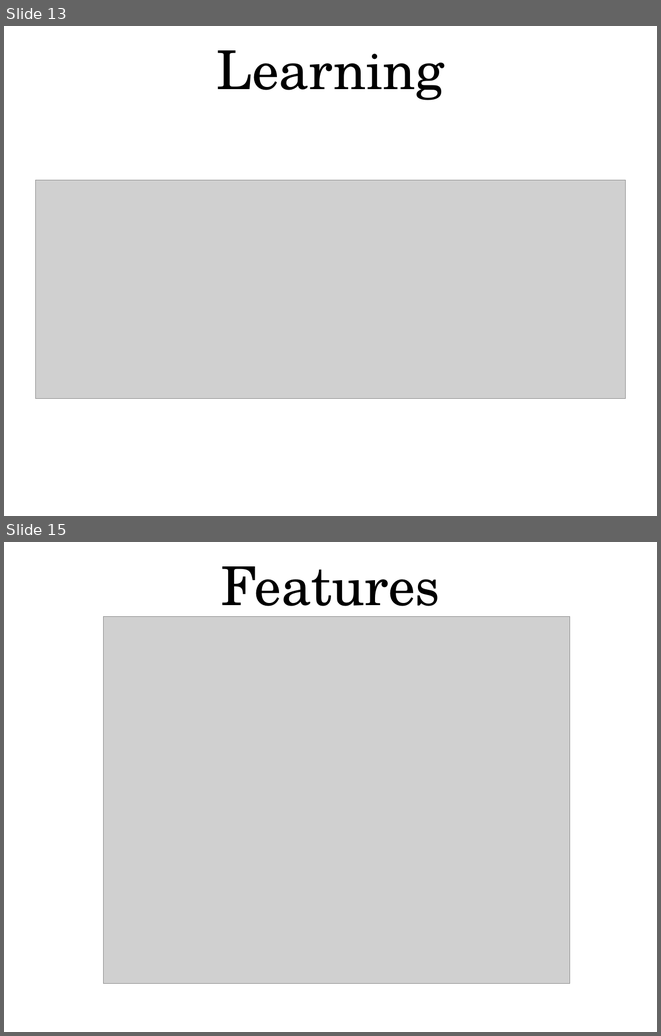
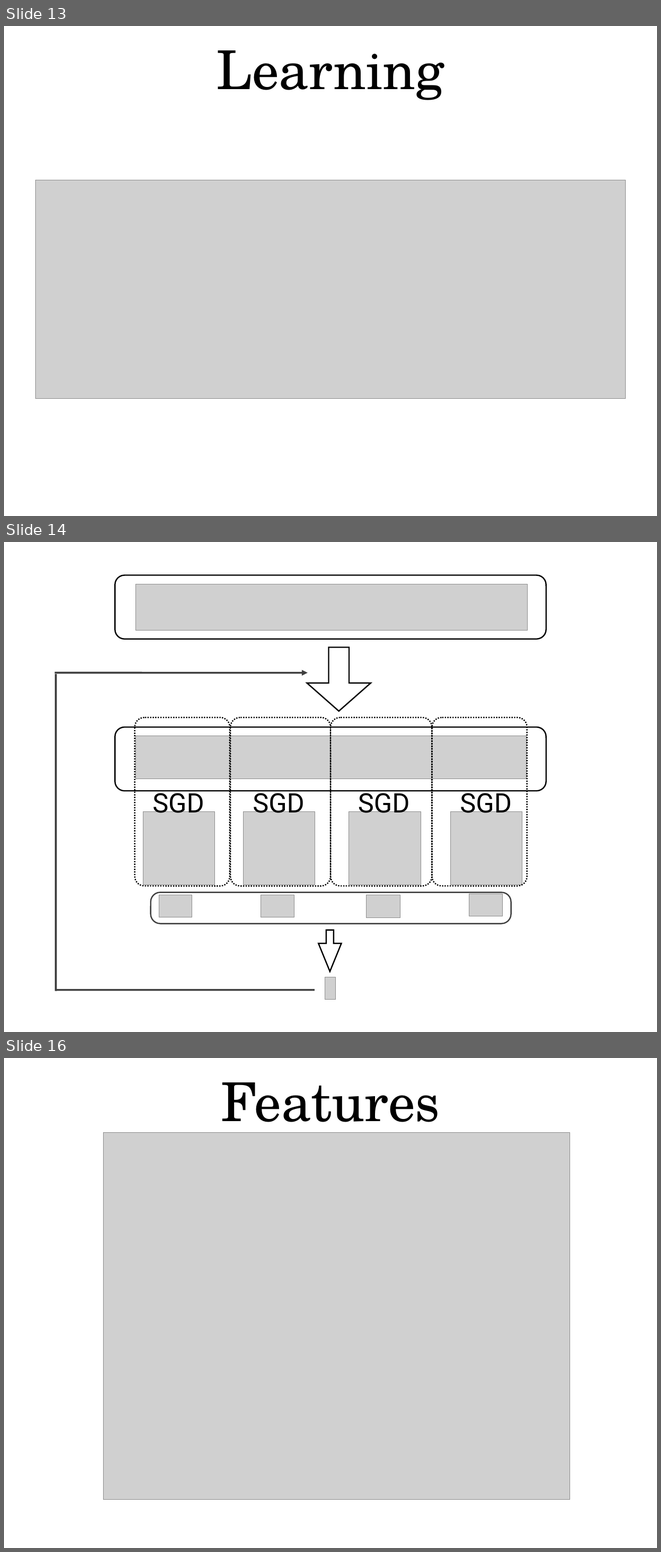
Before and after one commit to sergeyk/csrec, a slide deck: writeups/presentation.ppt. Shown one above the other, each under a label of ours: slides 13 and 15 before the commit, slides 13, 14 and 16 after it; the slides between them are not shown. The pictures are 661x1036 and 661x1552 pixels, drawn with LibreOffice and Linux fonts; fonts in the diff are those of the drawing; grey boxes stand for pictures. Boxes give left, top, right and bottom in pixels: in the first picture for what was removed or moved away, otherwise in the second. Text is boxed around its words. In the diff, an @@ line names an element or a change of style, - is before the commit and + after.

```diff
--- a/writeups/presentation.ppt
+++ b/writeups/presentation.ppt
@@ slide 14 added at (4,542,657,1032), background #FFFFFF @@
@@ rounded rectangle added at (115,575,546,639), fill #FFFFFF, outline #000000 2.01 pt @@
@@ picture added at (136,584,527,630) @@
@@ right arrow added at (307,647,371,711), fill #FFFFFF, outline #000000 2.01 pt @@
@@ arrow added from (55, 673) to (308, 673), #3F3F3F 3 pt @@
@@ line added from (56, 674) to (56, 990), #3F3F3F 3 pt @@
@@ rounded rectangle added at (115,727,546,791), fill #FFFFFF, outline #000000 2.01 pt @@
@@ freeform shape added at (135,717,230,886), outline #000000 2.01 pt dashed @@
@@ freeform shape added at (230,717,330,886), outline #000000 2.01 pt dashed @@
@@ freeform shape added at (330,717,432,886), outline #000000 2.01 pt dashed @@
@@ freeform shape added at (432,717,527,886), outline #000000 2.01 pt dashed @@
@@ picture added at (136,736,526,778) @@
@@ text added at (152,788,204,813), 42 pt, text #000000 @@
+SGD
@@ text added at (253,788,305,813), 42 pt, text #000000 @@
+SGD
@@ text added at (358,788,410,813), 42 pt, text #000000 @@
+SGD
@@ text added at (460,788,512,813), 42 pt, text #000000 @@
+SGD
@@ picture added at (143,812,215,884) @@
@@ picture added at (243,812,315,884) @@
@@ picture added at (349,812,421,884) @@
@@ picture added at (450,812,522,884) @@
@@ rounded rectangle added at (150,892,511,924), outline #3F3F3F 2.01 pt @@
@@ picture added at (159,894,192,917) @@
@@ picture added at (261,894,294,917) @@
@@ picture added at (367,894,400,918) @@
@@ picture added at (469,893,503,916) @@
@@ right arrow added at (318,930,342,971), fill #FFFFFF, outline #000000 2.01 pt @@
@@ picture added at (325,977,336,999) @@
@@ line added from (56, 990) to (315, 990), #3F3F3F 3 pt @@
@@ what was slide 15 is now slide 16 @@
```
Also in this commit, not shown: 2 slides changed, 1 other slide added, 1 slide removed, 4 other files.
